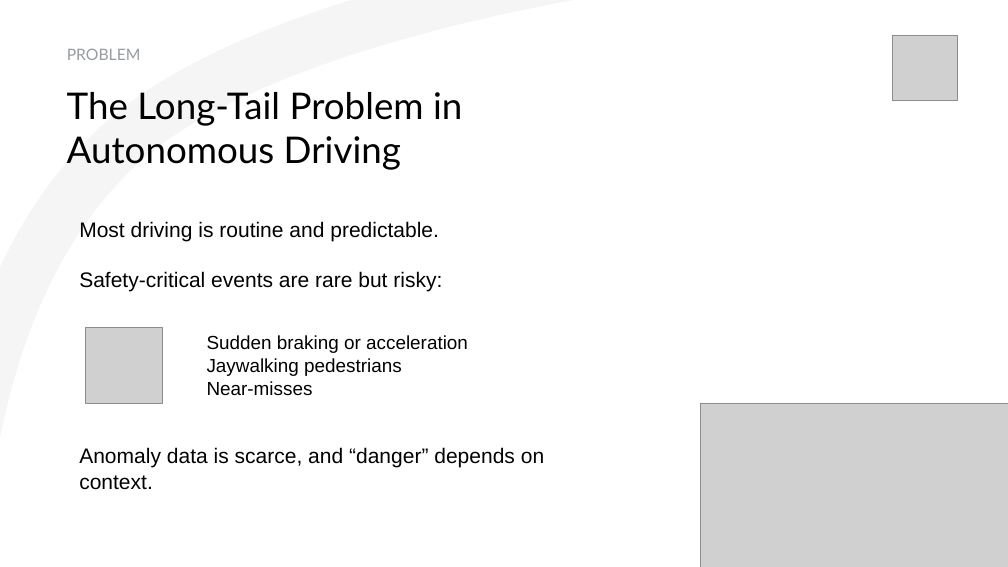
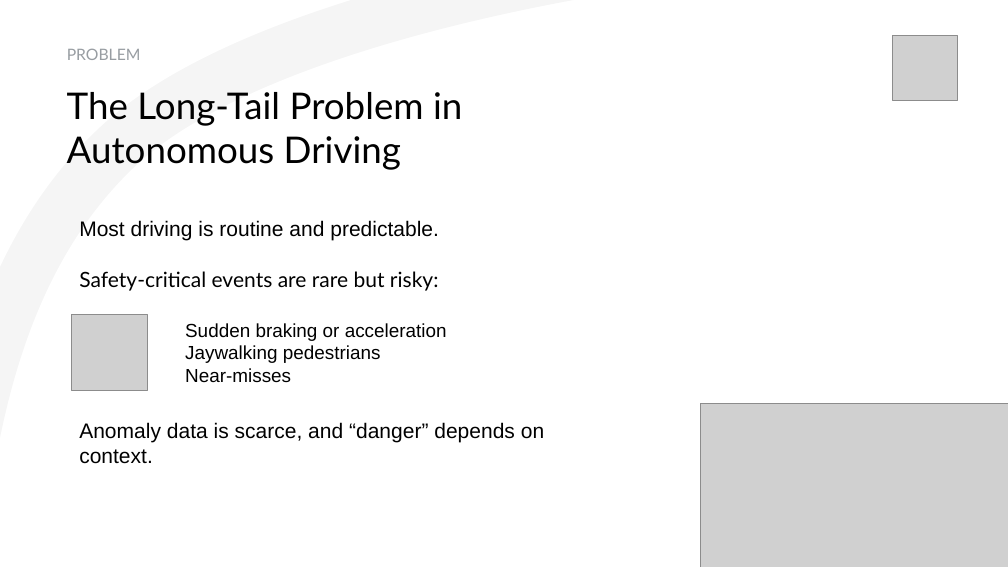
Before and after one commit to pstepanovum/womd-unsupervised-anomaly-detection, a slide deck: slide 2 of docs/presentation/Unsupervised Statistical Learning for Kinematic Anomaly Detection in Autonomous Driving Scenarios.pptx. Drawn at 1008x567 pixels with LibreOffice and Linux fonts; fonts in the diff are those of the drawing; grey boxes stand for pictures. Boxes give left, top, right and bottom in pixels: in the first picture for what was removed or moved away, otherwise in the second. Text is boxed around its words. In the diff, an @@ line names an element or a change of style, - is before the commit and + after.

```diff
--- a/docs/presentation/Unsupervised Statistical Learning for Kinematic Anomaly Detection in Autonomous Driving Scenarios.pptx
+++ b/docs/presentation/Unsupervised Statistical Learning for Kinematic Anomaly Detection in Autonomous Driving Scenarios.pptx
@@ text at [79,271,439,291]: font Arial to Lato in "Safety-critical events are rare but risky:" @@
@@ picture: place and size @@
-picture at [85,327,162,404]
+picture at [72,315,147,391]
@@ text "Sudden braking or acceleration": place and size @@
-text "Sudden braking or acceleration" at [207,335,468,396]
+text "Sudden braking or acceleration" at [185,323,447,383]
```
Also in this commit, not shown: 1 other slide changed.
